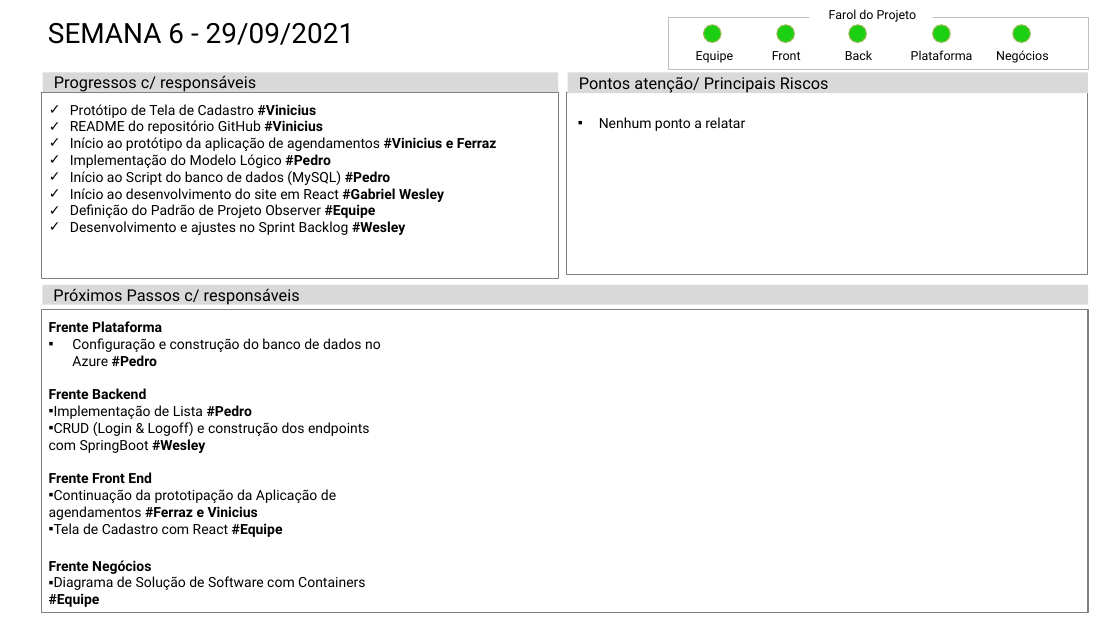
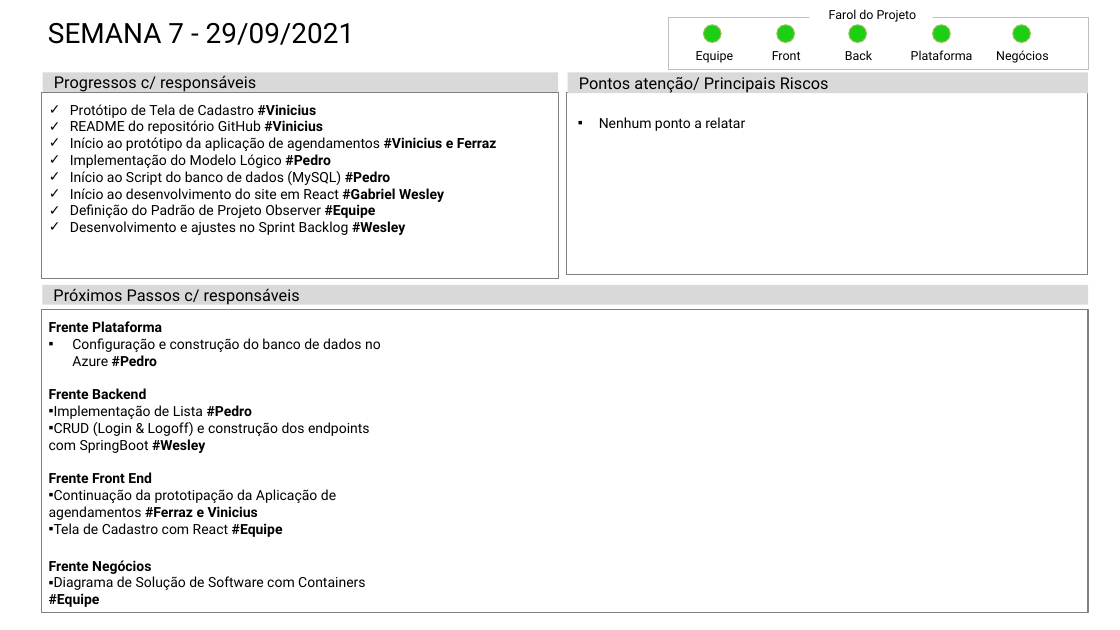
Before and after one commit to Biellferraz/Resenha, a slide deck: slide 7 of documentacao/Status Report/Status_Report_-_Grupo_09.pptx. Drawn at 1120x630 pixels with LibreOffice and Linux fonts; fonts in the diff are those of the drawing. Boxes give left, top, right and bottom in pixels: in the first picture for what was removed or moved away, otherwise in the second. Text is boxed around its words. In the diff, an @@ line names an element or a change of style, - is before the commit and + after.

Commit message:
Adiciona o status report da oitava semana (07/10)

```diff
--- a/documentacao/Status Report/Status_Report_-_Grupo_09.pptx
+++ b/documentacao/Status Report/Status_Report_-_Grupo_09.pptx
@@ title at [48,23,355,45]: text changed @@
-SEMANA 6 - 29/09/2021
+SEMANA 7 - 29/09/2021
```
Also in this commit, not shown: 1 other slide changed, 1 slide added.
